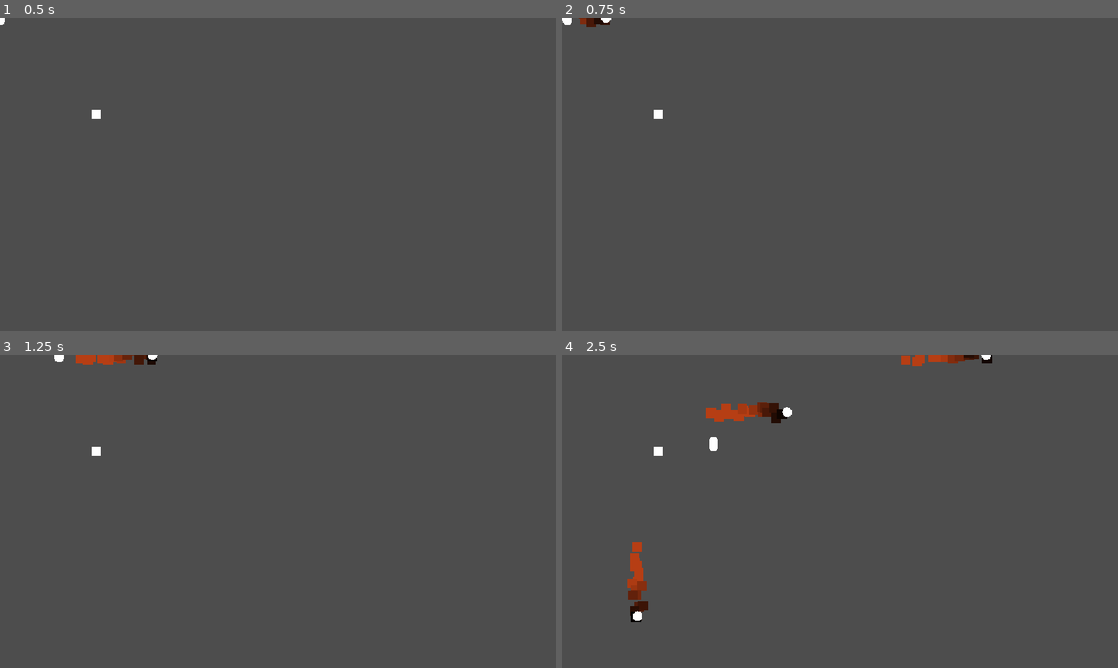
Above: before the commit, frames 1-4 (two rows, left to right).
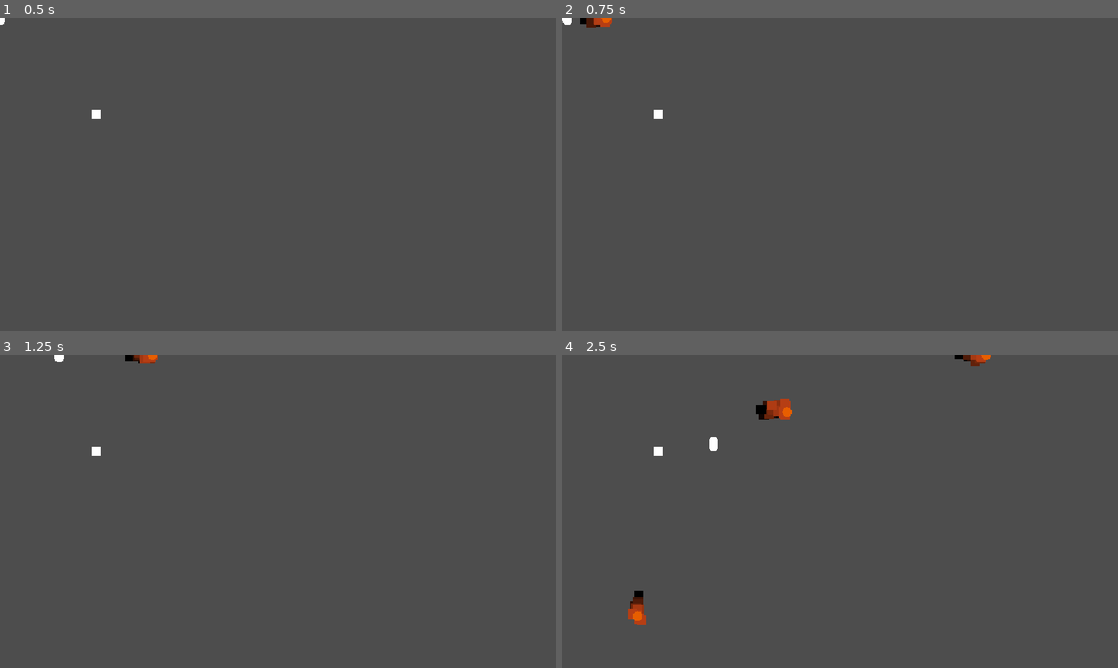
Above: after the commit, the same moments.

Repository: Shinee388/2d-strategy-fighting
Game: Godot game, scene res://game.tscn
Same seed, same stepped clock (60 frames per second), same inputs: the game is played once before the commit and once after it.
Inputs:
- Up to frame 1 (0.5 s): no input
- Up to frame 2 (0.75 s): tap Enter at 0.5 s; hold Right (ui_right) from 0.53 s (still down); tap J at 0.6 s
- Up to frame 3 (1.25 s): keep holding Right (ui_right)
- Up to frame 4 (2.5 s): release Right (ui_right) at 1.28 s; hold Down (ui_down) 1.28-2.03 s; tap J at 1.35, 2.1 s; hold Right (ui_right) from 2.03 s (still down)

Frame 1 is identical in both runs. In frame 2, 0.1% of the frame differs, in the area x 3-9%, y 0-4%; in frame 3, 0.4%; in frame 4, 1.8%, in the area x 11-78%, y 0-87%.

Commit message:
..

Diff:
--- a/fighter/fighter.tscn
+++ b/fighter/fighter.tscn
@@ -16,3 +16,7 @@
 
 [node name="CollisionShape2D" type="CollisionShape2D" parent="." unique_id=1298968275]
 shape = SubResource("CapsuleShape2D_4kxuq")
+
+[node name="skills" type="Node2D" parent="." unique_id=246194132]
+
+[node name="style" type="Node2D" parent="." unique_id=130653430]
--- a/skills/FireBall/fire_ball.tscn
+++ b/skills/FireBall/fire_ball.tscn
@@ -1,10 +1,6 @@
 [gd_scene format=3 uid="uid://do2nqdhbpnnx"]
 
 [ext_resource type="Script" uid="uid://crriqatl7qdtw" path="res://skills/FireBall/fireBall.gd" id="1_5l66u"]
-
-[sub_resource type="CircleShape2D" id="CircleShape2D_4kxuq"]
-
-[sub_resource type="NoiseTexture2D" id="NoiseTexture2D_qwqyf"]
 
 [sub_resource type="StandardMaterial3D" id="StandardMaterial3D_j412c"]
 albedo_color = Color(1, 0.27450982, 0.22745098, 1)
@@ -14,11 +10,11 @@
 
 [sub_resource type="MeshTexture" id="MeshTexture_mm1bc"]
 mesh = SubResource("SphereMesh_5l66u")
-base_texture = SubResource("NoiseTexture2D_qwqyf")
 image_size = Vector2(20, 20)
 
 [sub_resource type="Gradient" id="Gradient_j412c"]
-offsets = PackedFloat32Array(0, 0.5448718)
+offsets = PackedFloat32Array(0.3051181, 0.88779527)
+colors = PackedColorArray(1, 1, 1, 1, 0, 0, 0, 1)
 
 [sub_resource type="GradientTexture1D" id="GradientTexture1D_5l66u"]
 gradient = SubResource("Gradient_j412c")
@@ -26,36 +22,40 @@
 [sub_resource type="ParticleProcessMaterial" id="ParticleProcessMaterial_5l66u"]
 emission_shape_scale = Vector3(0.5, 0.5, 0.5)
 emission_shape = 1
-emission_sphere_radius = 31.61
-angle_min = -720.0
-angle_max = 310.90002
-gravity = Vector3(0, 98, 0)
+emission_sphere_radius = 34.94
+angle_min = -235.7
+angle_max = -81.59999
+gravity = Vector3(0, 100, 0)
+scale_over_velocity_max = 96.09
 color = Color(0.71583235, 0.24446002, 0.0798086, 1)
 color_ramp = SubResource("GradientTexture1D_5l66u")
 
-[sub_resource type="StandardMaterial3D" id="StandardMaterial3D_s7a20"]
-albedo_color = Color(1, 0.16862746, 0.13725491, 1)
+[sub_resource type="CircleShape2D" id="CircleShape2D_4kxuq"]
 
-[sub_resource type="SphereMesh" id="SphereMesh_4kxuq"]
-material = SubResource("StandardMaterial3D_s7a20")
-radius = 10.19
-height = 19.992
+[sub_resource type="StandardMaterial3D" id="StandardMaterial3D_pcmpw"]
+albedo_color = Color(1, 0.44313726, 0.20392157, 1)
+
+[sub_resource type="SphereMesh" id="SphereMesh_i51s7"]
+material = SubResource("StandardMaterial3D_pcmpw")
+radius = 10.0
+height = 20.0
 
 [sub_resource type="CanvasTexture" id="CanvasTexture_i51s7"]
 
 [node name="FireBall" type="Area2D" unique_id=1381779636]
 script = ExtResource("1_5l66u")
 
+[node name="GPUParticles2D" type="GPUParticles2D" parent="." unique_id=1559641727]
+amount = 18
+amount_ratio = 0.856
+texture = SubResource("MeshTexture_mm1bc")
+lifetime = 0.11
+process_material = SubResource("ParticleProcessMaterial_5l66u")
+
 [node name="CollisionShape2D" type="CollisionShape2D" parent="." unique_id=1231322889]
 shape = SubResource("CircleShape2D_4kxuq")
 
-[node name="GPUParticles2D" type="GPUParticles2D" parent="." unique_id=1559641727]
-amount = 18
-texture = SubResource("MeshTexture_mm1bc")
-lifetime = 0.35000000000000003
-visibility_rect = Rect2(-1e-05, -9.997989e-06, 2e-05, 47.367134)
-process_material = SubResource("ParticleProcessMaterial_5l66u")
-
 [node name="MeshInstance2D" type="MeshInstance2D" parent="." unique_id=491441100]
-mesh = SubResource("SphereMesh_4kxuq")
+modulate = Color(0.90588236, 0.36862746, 0, 1)
+mesh = SubResource("SphereMesh_i51s7")
 texture = SubResource("CanvasTexture_i51s7")
--- /dev/null
+++ b/style/firestyle/firestyle.tscn
@@ -0,0 +1,57 @@
+[gd_scene format=3 uid="uid://c1wh2fkoxo2pw"]
+
+[sub_resource type="NoiseTexture2D" id="NoiseTexture2D_x10mo"]
+
+[sub_resource type="SphereMesh" id="SphereMesh_msvtv"]
+
+[sub_resource type="MeshTexture" id="MeshTexture_u34g8"]
+mesh = SubResource("SphereMesh_msvtv")
+base_texture = SubResource("NoiseTexture2D_x10mo")
+
+[sub_resource type="Gradient" id="Gradient_pcuis"]
+offsets = PackedFloat32Array(0.08858268, 0.6712598, 0.97440946)
+colors = PackedColorArray(1, 1, 1, 1, 0.42716536, 0.42716536, 0.42716536, 1, 0, 0, 0, 1)
+
+[sub_resource type="GradientTexture1D" id="GradientTexture1D_u34g8"]
+gradient = SubResource("Gradient_pcuis")
+
+[sub_resource type="ParticleProcessMaterial" id="ParticleProcessMaterial_x3hn4"]
+lifetime_randomness = 0.03
+particle_flag_disable_z = true
+emission_shape = 1
+emission_sphere_radius = 11.59
+angle_min = -720.0
+angle_max = -293.1
+gravity = Vector3(0, 50, 0)
+color = Color(1, 0.32941177, 0.1254902, 1)
+color_ramp = SubResource("GradientTexture1D_u34g8")
+
+[sub_resource type="CanvasTexture" id="CanvasTexture_qmc5v"]
+
+[sub_resource type="StandardMaterial3D" id="StandardMaterial3D_mm1bc"]
+albedo_color = Color(1, 0.30980393, 0, 1)
+albedo_texture = SubResource("CanvasTexture_qmc5v")
+
+[sub_resource type="BoxMesh" id="BoxMesh_bysn8"]
+material = SubResource("StandardMaterial3D_mm1bc")
+size = Vector3(20, 9, 1)
+
+[sub_resource type="RectangleShape2D" id="RectangleShape2D_sg3tn"]
+size = Vector2(20, 10)
+
+[node name="FireStyle" type="Node2D" unique_id=188546445]
+
+[node name="GPUParticles2D" type="GPUParticles2D" parent="." unique_id=2113712855]
+amount = 12
+texture = SubResource("MeshTexture_u34g8")
+lifetime = 0.3
+process_material = SubResource("ParticleProcessMaterial_x3hn4")
+
+[node name="MeshInstance2D" type="MeshInstance2D" parent="GPUParticles2D" unique_id=1594038161]
+modulate = Color(0.79119796, 0.10881222, 0.0661889, 1)
+mesh = SubResource("BoxMesh_bysn8")
+
+[node name="Area2D" type="Area2D" parent="." unique_id=868684894]
+
+[node name="CollisionShape2D" type="CollisionShape2D" parent="Area2D" unique_id=623148539]
+shape = SubResource("RectangleShape2D_sg3tn")
